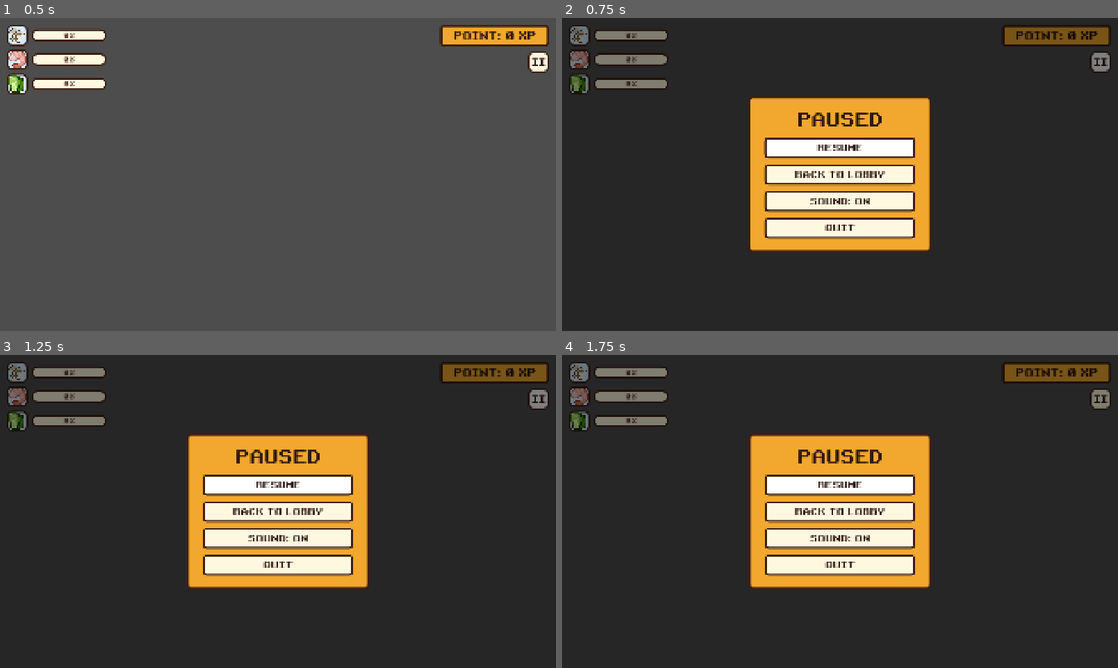
Above: before the commit, frames 1-4 (two rows, left to right).
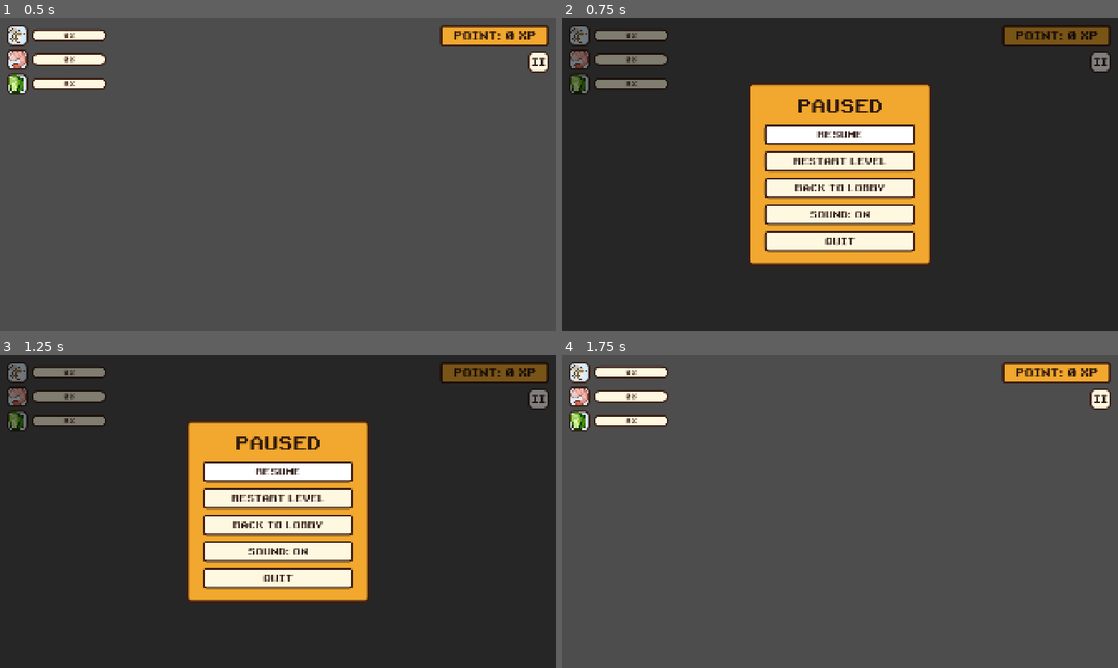
Above: after the commit, the same moments.

Repository: itspaulita/faster-chef-2
Game: Godot game, scene res://scenes/hud.tscn
Same seed, same stepped clock (60 frames per second), same inputs: the game is played once before the commit and once after it. This scene is started directly instead of the project's main scene.
Inputs (mouse positions are in pixels of both pictures, inside the frame that each line leads up to):
- Up to frame 1 (0.5 s): no input
- Up to frame 2 (0.75 s): click "II" at 0.5 s
- Up to frame 3 (1.25 s): no input
- Up to frame 4 (1.75 s): click (840, 498) at 1.25 s, where only the run after the commit has a clickable "RESTART LEVEL"

Frame 1 is identical in both runs. In frame 2, 12% of the frame differs, in the area x 33-67%, y 21-79%; in frame 3, 12%; in frame 4, 100%, in the area x 0-100%, y 0-100%.

Commit message:
restart level button added

Diff:
--- a/scenes/pause_menu.tscn
+++ b/scenes/pause_menu.tscn
@@ -124,6 +124,11 @@
 layout_mode = 2
 text = "RESUME"
 
+[node name="RestartButton" type="Button" parent="Dim/CenterContainer/Banner/VBoxContainer"]
+unique_name_in_owner = true
+layout_mode = 2
+text = "RESTART LEVEL"
+
 [node name="LobbyButton" type="Button" parent="Dim/CenterContainer/Banner/VBoxContainer"]
 unique_name_in_owner = true
 layout_mode = 2
--- a/scripts/pause_menu.gd
+++ b/scripts/pause_menu.gd
@@ -1,15 +1,18 @@
 class_name PauseMenu
 extends CanvasLayer
-## Pause screen: Resume, Back to lobby, Sound on/off, Quit.
+## Pause screen: Resume, Restart level, Back to lobby, Sound on/off, Quit.
 ## Call open() (the HUD's pause button does). Esc toggles it too.
 
 const LOBBY_SCENE := "res://scenes/choose_chef.tscn"
 const TITLE_SCENE := "res://scenes/title_screen.tscn"
 
 signal resumed
+## Emitted just before the level is reloaded, in case something outside the scene needs resetting.
+signal restart_requested
 
 @onready var banner: Control = $Dim/CenterContainer/Banner
 @onready var resume_button: Button = %ResumeButton
+@onready var restart_button: Button = %RestartButton
 @onready var lobby_button: Button = %LobbyButton
 @onready var sound_button: Button = %SoundButton
 @onready var quit_button: Button = %QuitButton
@@ -19,6 +22,7 @@
 	process_mode = Node.PROCESS_MODE_ALWAYS
 	visible = false
 	resume_button.pressed.connect(close)
+	restart_button.pressed.connect(_restart_level)
 	lobby_button.pressed.connect(_go_to_lobby)
 	sound_button.pressed.connect(_toggle_sound)
 	quit_button.pressed.connect(_quit)
@@ -55,6 +59,13 @@
 	resumed.emit()
 
 
+## Reloads the current scene, so anything living in the level (HUD, cats, pieces, chef) starts fresh.
+func _restart_level() -> void:
+	restart_requested.emit()
+	get_tree().paused = false
+	get_tree().reload_current_scene()
+
+
 func _go_to_lobby() -> void:
 	get_tree().paused = false
 	get_tree().change_scene_to_file(LOBBY_SCENE)
